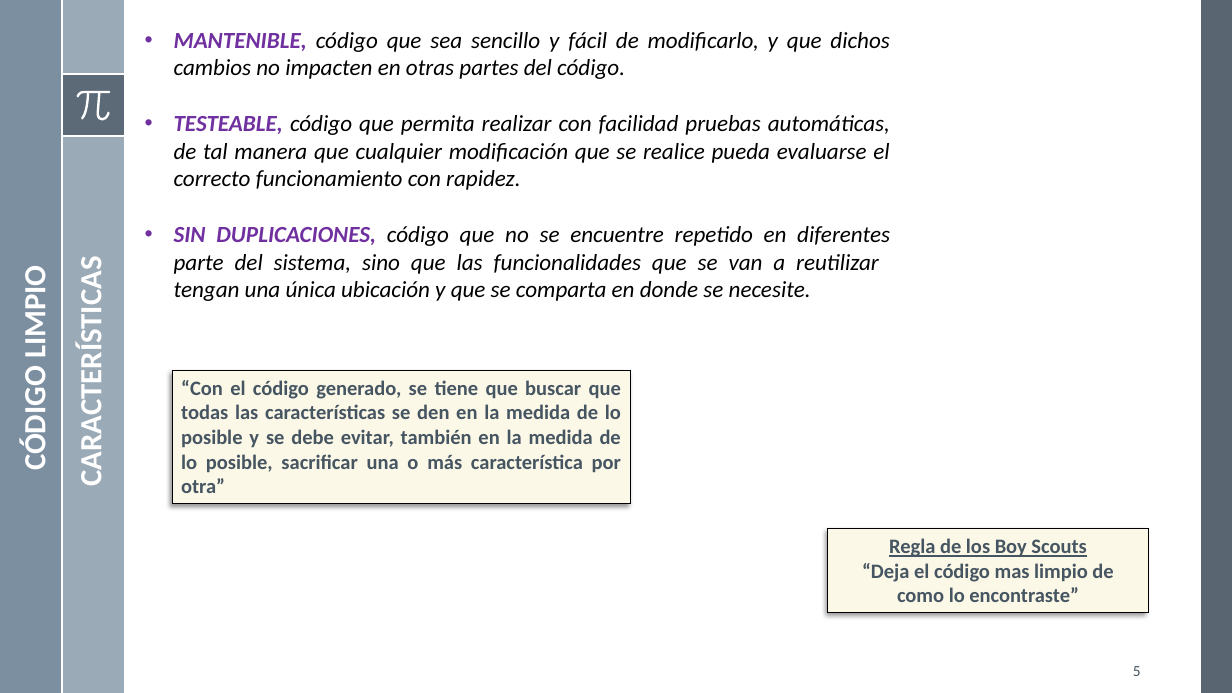
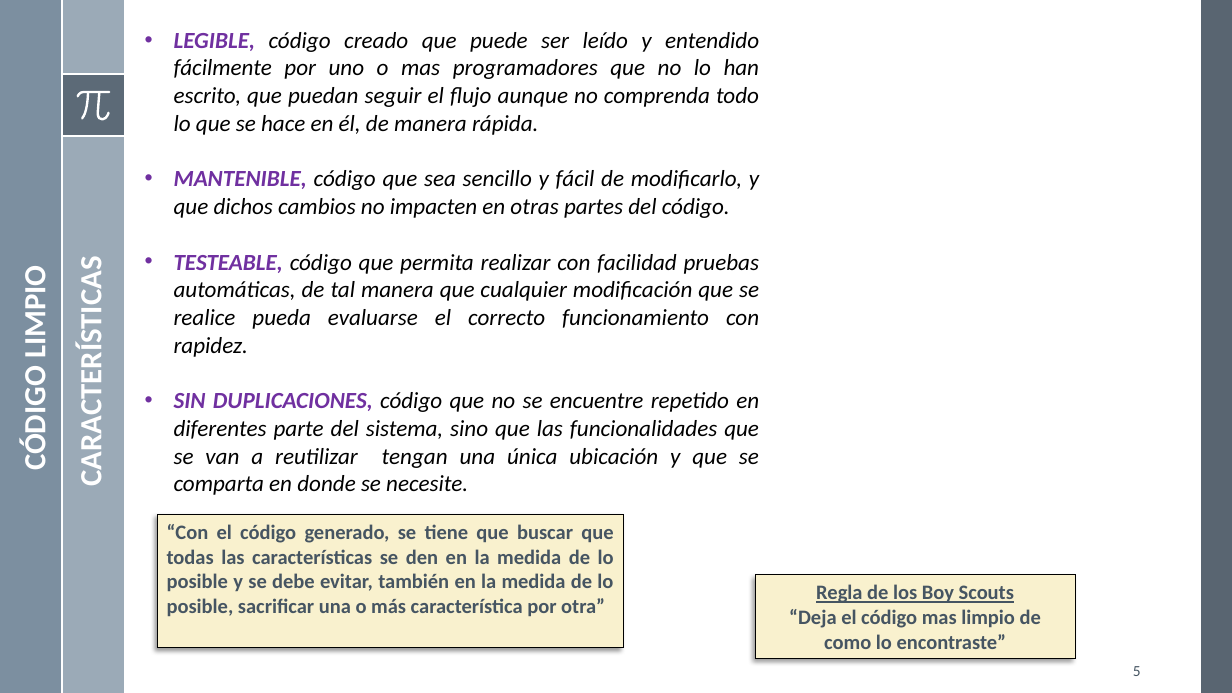
Before and after one commit to mgutierreza/Know, a slide deck: slide 5 of Programacion/POO/POO Buenas Practicas.pptx. Drawn at 1232x693 pixels with LibreOffice and Linux fonts; fonts in the diff are those of the drawing. Boxes give left, top, right and bottom in pixels: in the first picture for what was removed or moved away, otherwise in the second. Text is boxed around its words. In the diff, an @@ line names an element or a change of style, - is before the commit and + after.

```diff
--- a/Programacion/POO/POO Buenas Practicas.pptx
+++ b/Programacion/POO/POO Buenas Practicas.pptx
@@ text at box(174, 32, 760, 135): paragraph added @@
+• LEGIBLE, código creado que puede ser leído y entendido fácilmente por uno o mas programadores que no lo han escrito, que puedan seguir el flujo aunque no comprenda todo lo que se hace en él, de manera rápida.
@@ rectangle "“Con el código generado, se ..." at box(157, 515, 623, 649): fill #FCF8E7 to #F9F1CE @@
@@ rectangle "“Con el código generado, se ...": place and size @@
-rectangle "“Con el código generado, se ..." at box(172, 371, 630, 505)
+rectangle "“Con el código generado, se ..." at box(157, 515, 623, 649)
@@ rectangle "Regla de los Boy Scouts": place and size @@
-rectangle "Regla de los Boy Scouts" at box(828, 529, 1148, 613)
+rectangle "Regla de los Boy Scouts" at box(755, 575, 1075, 659)
@@ rectangle "Regla de los Boy Scouts" at box(755, 575, 1075, 659): fill #FCF8E7 to #F9F1CE @@
```
Also in this commit, not shown: 4 other slides changed, 10 slides added, 2 other files.
